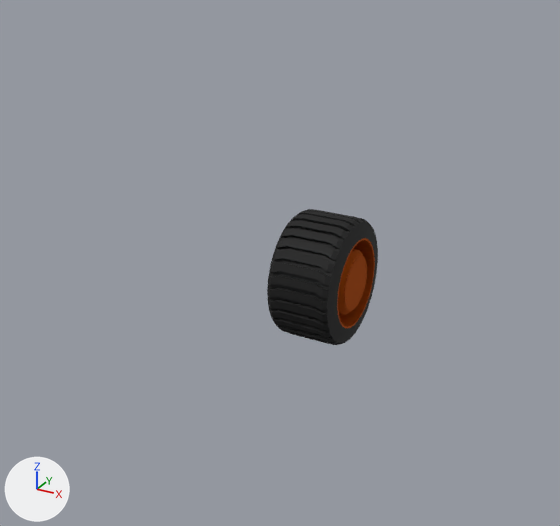
Renders of the Blender file Marsroover_000.blend from each side of a commit.
Camera for both pictures: a 50 mm camera at (4.9, -10.44, 5.28) aimed at (-0.47, -0.66, 0.39). The axes (+X, +Y, +Z) are drawn at lower left. The lights are the same throughout.

The older version as bpy lines, for what is in view:
```python
me_circle_003 = bpy.data.meshes.new('Circle.003')
me_circle_003.from_pydata(...)  # 461 vertices, 444 faces; spans x -0.75..0.75, y -0.75..0.75, z -0.47..0.0
me_circle_003.materials.append(mat_rim)  # its picture is missing
me_plane_001 = bpy.data.meshes.new('Plane.001')
me_plane_001.from_pydata(...)  # 1152 vertices, 1088 faces; spans x -0.56..0.56, y -1.04..1.04, z -1.04..1.04
me_plane_001.materials.append(mat_coat)  # its picture is missing
ob_coat = bpy.data.objects.new('Coat', me_plane_001)
ob_coat.location = (0.0, 0.0, 0.0)
ob_rim = bpy.data.objects.new('Rim', me_circle_003)
ob_rim.location = (0.56, 0.0, 0.0)
ob_rim.rotation_euler = (1.571, 0.0, 1.571)  # degrees (90, 0, 90)
ob_rim.scale = (0.982, 0.982, 0.982)
```
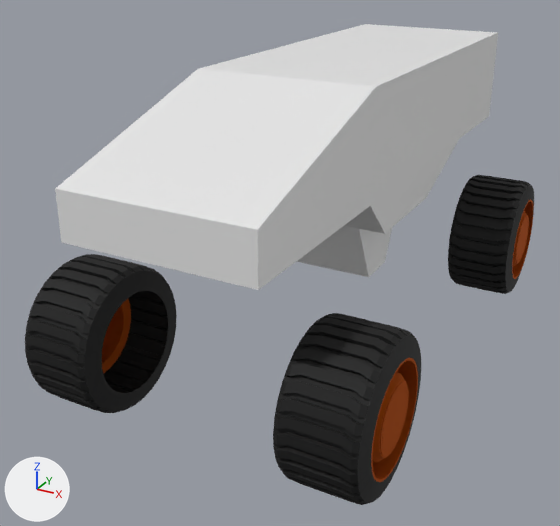
Commit message: Basic Blockout

ob_sceenemiddleempty is not drawn itself; it is used by a modifier of ob_rim, ob_coat.

The change in detail:
Mesh me_cube is new.
It has 32 vertices, 30 faces and spans x -1.32..1.32, y -4.36..4.36, z -2.58..0.54.
Object 'Rim' (ob_rim) moves from (0.56, 0.0, 0.0) to (2.45, -3.19, 0.0).
Object 'Rim' (ob_rim) gains a MIRROR modifier named 'Mirror'.
Modifier setting: mirror_object = ob_sceenemiddleempty.
Object 'Rim' (ob_rim) gains a MIRROR modifier named 'Mirror.001'.
Modifier setting: use_axis = (False, True, False).
Modifier setting: mirror_object = ob_sceenemiddleempty.
Object 'Coat' (ob_coat) moves from (0.0, 0.0, 0.0) to (1.89, -3.19, 0.0).
Object 'Coat' (ob_coat) gains a MIRROR modifier named 'Mirror'.
Modifier setting: mirror_object = ob_sceenemiddleempty.
Object 'Coat' (ob_coat) gains a MIRROR modifier named 'Mirror.001'.
Modifier setting: use_axis = (False, True, False).
Modifier setting: mirror_object = ob_sceenemiddleempty.
Object 'SceeneMiddleEmpty' (ob_sceenemiddleempty) is new.
Its location is (0.0, 0.0, 0.0).
Object 'Cube' (ob_cube) is new; it shows me_cube.
Its location is (0.0, 0.0, 2.89).

Boxes [x1, y1, x2, y2] around the edits, measured in the pictures (560 x 526 px):
'Cube', added: after [55, 24, 498, 290]
'Coat', reshaped, moved, modifiers changed: before [267, 209, 378, 345]; after [25, 175, 534, 505]
'Rim', reshaped, moved, modifiers changed: before [337, 238, 375, 329]; after [102, 200, 533, 482]
